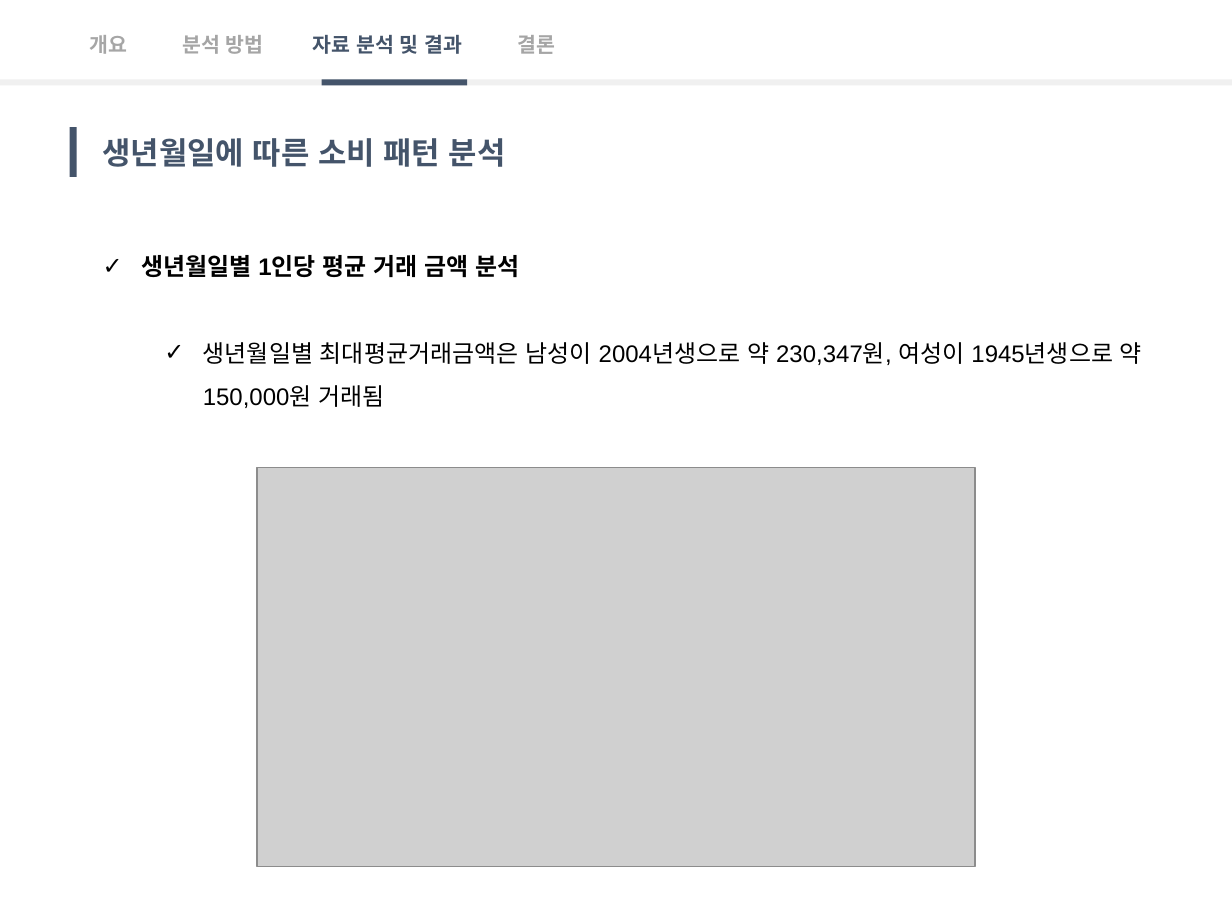
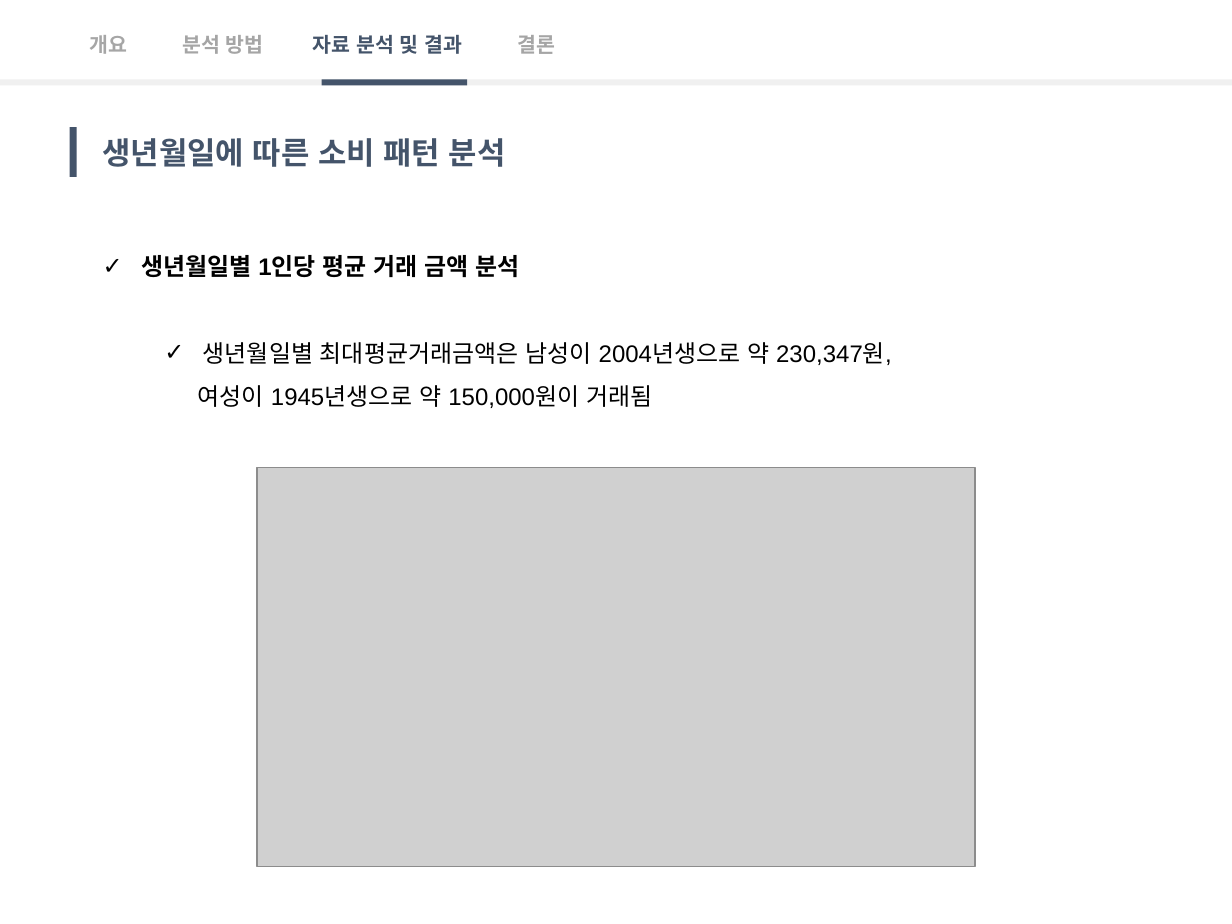
Before and after one commit to jamesjhk/Project_B, a slide deck: slide 16 of project_B (12.14)_수정1.pptx. Drawn at 1232x924 pixels with LibreOffice and Linux fonts; fonts in the diff are those of the drawing; grey boxes stand for pictures. Boxes give left, top, right and bottom in pixels: in the first picture for what was removed or moved away, otherwise in the second. Text is boxed around its words. In the diff, an @@ line names an element or a change of style, - is before the commit and + after.

```diff
--- a/project_B (12.14)_수정1.pptx
+++ b/project_B (12.14)_수정1.pptx
@@ text at [198,342,892,408]: text changed @@
-  ✓ 생년월일별 최대평균거래금액은 남성이 2004년생으로 약 230,347원, 여성이 1945년생으로 약 150,000원 거래됨
+  ✓ 생년월일별 최대평균거래금액은 남성이 2004년생으로 약 230,347원,
+  여성이 1945년생으로 약 150,000원이 거래됨
```
Also in this commit, not shown: 2 other slides changed.
